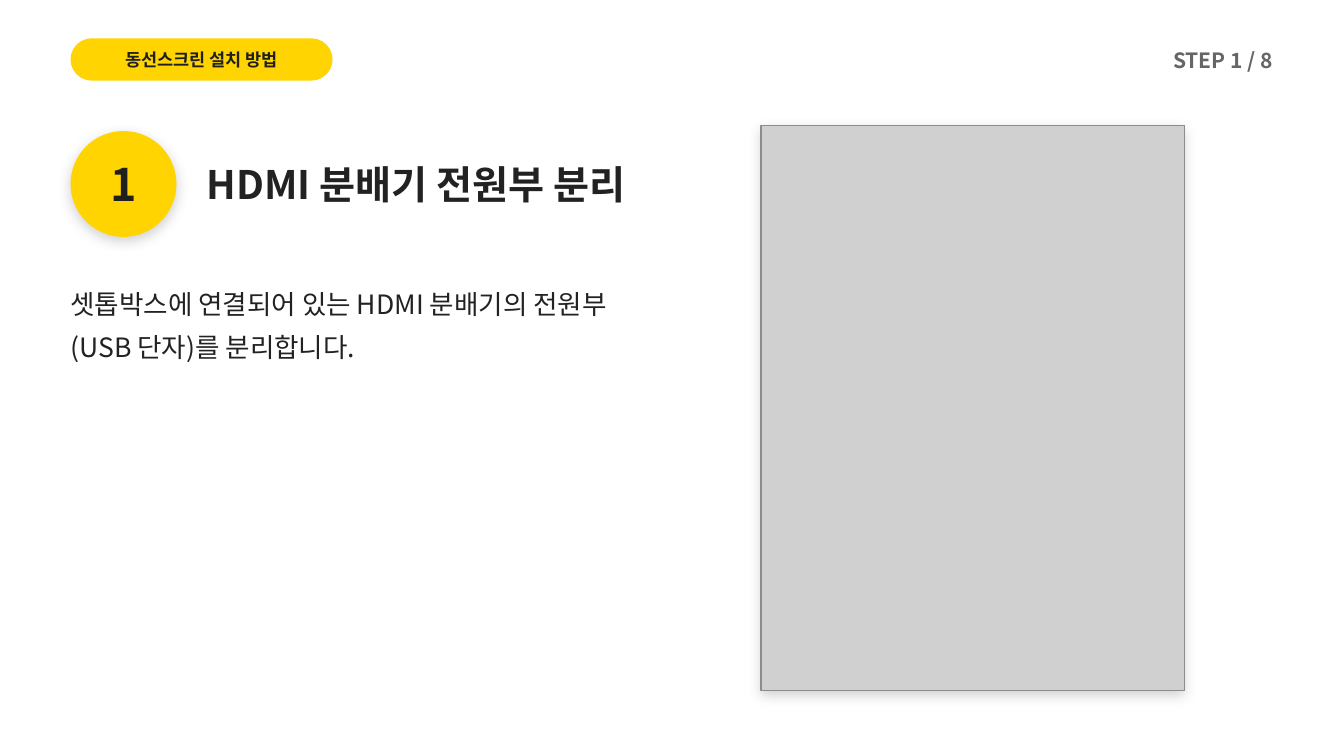
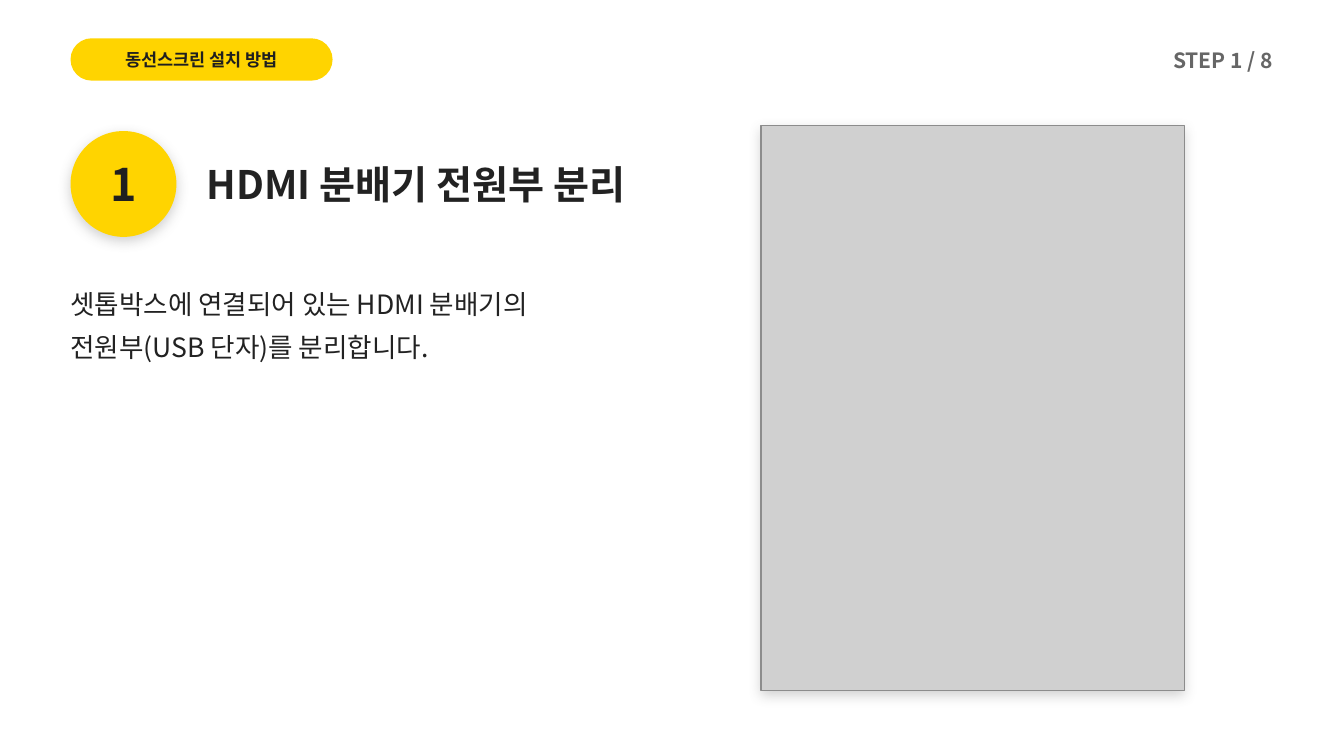
Before and after one commit to alsdn2947/ars, a slide deck: slide 6 of 이마트_AI카메라_설치매뉴얼.pptx. Drawn at 1344x756 pixels with LibreOffice and Linux fonts; fonts in the diff are those of the drawing; grey boxes stand for pictures. Boxes give left, top, right and bottom in pixels: in the first picture for what was removed or moved away, otherwise in the second. Text is boxed around its words. In the diff, an @@ line names an element or a change of style, - is before the commit and + after.

```diff
--- a/이마트_AI카메라_설치매뉴얼.pptx
+++ b/이마트_AI카메라_설치매뉴얼.pptx
@@ text at (x1=71, y1=292, x2=528, y2=362): text changed @@
-셋톱박스에 연결되어 있는 HDMI 분배기의 전원부(USB 단자)를 분리합니다.
+셋톱박스에 연결되어 있는 HDMI 분배기의
+전원부(USB 단자)를 분리합니다.
```
Also in this commit, not shown: 10 other slides changed, 1 slide added, 2 other files.
